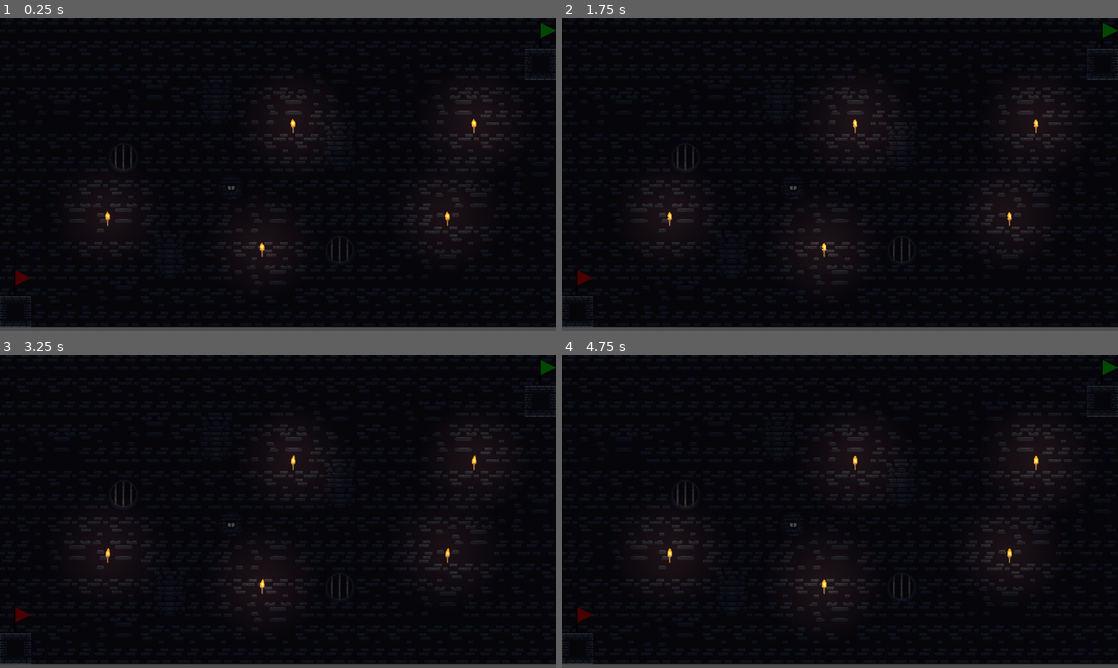
Above: before the commit, frames 1-4 (two rows, left to right).
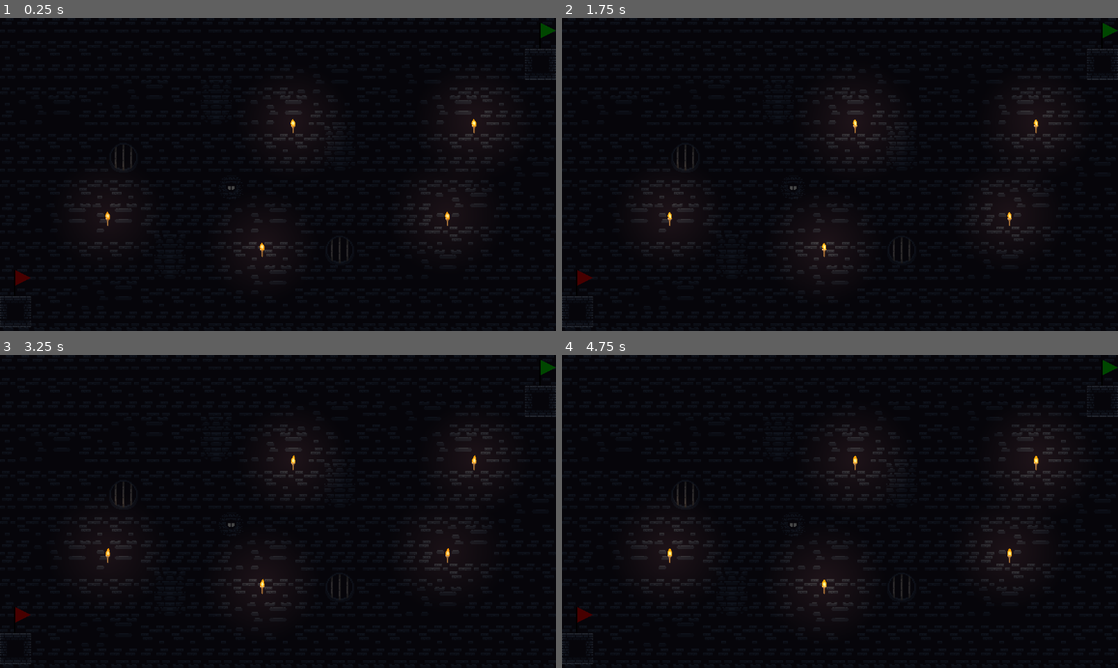
Above: after the commit, the same moments.

Repository: KoskenKolistaja/netipeli
Game: Godot game, scene res://Views/game.tscn
Same seed, same stepped clock (60 frames per second), same inputs: the game is played once before the commit and once after it. This scene is started directly instead of the project's main scene.
Inputs:
- Up to frame 1 (0.25 s): no input
- Up to frame 2 (1.75 s): tap Enter at 0.5 s; hold Right (ui_right) from 0.53 s (still down); tap Up (ui_up) at 0.77, 1.52 s; tap Space at 1.25 s
- Up to frame 3 (3.25 s): tap Enter at 2 s; release Right (ui_right) at 2.03 s; hold Left (ui_left) 2.03-2.78 s; tap Space at 2.75 s; hold Right (ui_right) from 2.78 s (still down); tap Up (ui_up) at 3.02 s
- Up to frame 4 (4.75 s): tap Enter at 3.5 s; tap Up (ui_up) at 3.77, 4.52 s; tap Space at 4.25 s; release Right (ui_right) at 4.28 s; hold Left (ui_left) from 4.28 s (still down)

The runs differ from the first frame. In frame 1, 1.3% of the frame differs, in the area x 0-100%, y 98-100%; in frame 2, 1.3%; in frame 3, 1.3%; in frame 4, 1.3%.

Commit message:
Win statistics

Diff:
--- /dev/null
+++ b/DataManagement/MetaData.gd
@@ -0,0 +1,21 @@
+extends Node
+
+
+
+
+
+var win_statistics = {}
+
+
+
+
+
+
+func player_won(player_id):
+	win_statistics[player_id] = win_statistics[player_id] + 1
+	sync_win_statistics.rpc(win_statistics)
+
+
+@rpc("authority","reliable")
+func sync_win_statistics(new_stats):
+	win_statistics = new_stats
--- a/Entities/Block.tscn
+++ b/Entities/Block.tscn
@@ -1,5 +1,6 @@
 [gd_scene format=3 uid="uid://dro7g0ssis4o2"]
 
+[ext_resource type="Script" uid="uid://c3kj06x8q87av" path="res://Entities/block.gd" id="1_461ul"]
 [ext_resource type="Texture2D" uid="uid://rkb8i5l5cbpx" path="res://Assets/Dungeon Tile Set/Dungeon Tile Set.png" id="2_461ul"]
 
 [sub_resource type="RectangleShape2D" id="RectangleShape2D_i5lgx"]
@@ -145,6 +146,7 @@
 sources/0 = SubResource("TileSetAtlasSource_chcbf")
 
 [node name="Block" type="StaticBody2D" unique_id=1286907700]
+script = ExtResource("1_461ul")
 
 [node name="CollisionShape2D" type="CollisionShape2D" parent="." unique_id=723929063]
 shape = SubResource("RectangleShape2D_i5lgx")
@@ -154,3 +156,6 @@
 tile_set = SubResource("TileSet_b8mbp")
 format = 2
 layer_0/tile_data = PackedInt32Array(-65538, 65536, 1, -2, 65536, 2, 65534, 65536, 2, -65537, 131072, 1, -1, 131072, 2, …(197 unchanged characters)…
+
+[node name="ItemContainer" type="Node2D" parent="." unique_id=317501615]
+position = Vector2(0, -56)
--- /dev/null
+++ b/Entities/block.gd
@@ -0,0 +1,11 @@
+extends StaticBody2D
+
+
+# Called when the node enters the scene tree for the first time.
+func _ready():
+	pass # Replace with function body.
+
+
+# Called every frame. 'delta' is the elapsed time since the previous frame.
+func _process(delta):
+	pass
--- a/Entities/player.gd
+++ b/Entities/player.gd
@@ -23,12 +23,14 @@
 
 func _enter_tree() -> void:
 	set_multiplayer_authority(int(name))
+	global_position = Vector2(32, 544)
 	player_id = int(name)
 
 func _ready() -> void:
 	global_position = Vector2(32, 544)
 	%AnimatedSprite2D.speed_scale = 4.0
 	await get_tree().create_timer(1.0).timeout
+	global_position = Vector2(32, 544)
 	inactive = false
 
 func _physics_process(delta: float) -> void:
--- a/Views/game.gd
+++ b/Views/game.gd
@@ -22,6 +22,10 @@
 func _ready():
 	%WinArea.player_finished.connect(on_player_finished)
 
+	for key in PlayerData.players.keys():
+		MetaData.win_statistics[key] = 0
+
+
 	if not multiplayer.is_server():
 		await get_tree().create_timer(0.1).timeout
 		confirm_player.rpc_id(1,multiplayer.get_unique_id())
@@ -34,12 +38,17 @@
 			else:
 				players_to_confirm.append(key)
 
+	set_scores()
 
 func on_player_finished(player_id):
 	if round_won:
 		return
 
 	round_won = true
+
+
+	MetaData.player_won(player_id)
+
 
 	print("PLAYER " + str(player_id) + " WON!" )
 	game_over.rpc(player_id)
@@ -55,6 +64,30 @@
 	%ReadyButton.grab_focus()
 	%ReadyCheckBox.set_pressed_no_signal(false)
 	%WinnerTextLabel.text = PlayerData.players[player_id] + " won the round"
+
+	set_scores()
+
+func set_scores():
+	var scores = MetaData.win_statistics
+	var lines: Array[String] = []
+
+	# Sort by wins, highest first
+	var sorted_scores = scores.keys()
+	sorted_scores.sort_custom(func(a, b):
+		return scores[a] > scores[b]
+	)
+
+	for player_id in sorted_scores:
+		var player_name = PlayerData.players[player_id]
+		var wins = scores[player_id]
+		lines.append("%s — %d %s" % [
+			player_name,
+			wins,
+			"win" if wins == 1 else "wins"
+		])
+
+	%ScoreLabel.text = "\n".join(lines)
+
 
 
 @rpc("any_peer","reliable","call_local")
--- a/Views/game.tscn
+++ b/Views/game.tscn
@@ -158,7 +158,7 @@
 tile_set = SubResource("TileSet_wr33g")
 rendering_quadrant_size = 32
 format = 2
-layer_0/tile_data = PackedInt32Array(0, 786432, 1, 65536, 78 …(13569 unchanged characters)…  1, 786466, 786432, 1, 786467, 851968, 1)
+layer_0/tile_data = PackedInt32Array(0, 786432, 1, 65536, 78 …(13569 unchanged characters)…  1, 786466, 786432, 1, 786467, 851968, 1, 1310720, 589824, 6, 1310721, 589824, 6, 1310722, 589824, 6, 1310723, 589824, 6, 1310724, 589824, 6, 1310725, 589824, 6, 1310726, 589824, 6, 1310727, 589824, 6, 1310728, 589824, 6, 1310729, 589824, 6, 1310730, 589824, 6, 1310731, 589824, 6, 1310732, 589824, 6, 1310733, 589824, 6, 1310734, 589824, 6, 1310735, 589824, 6, 1310736, 589824, 6, 1310737, 589824, 6, 1310738, 589824, 6, 1310739, 589824, 6, 1310740, 589824, 6, 1310741, 589824, 6, 1310742, 589824, 6, 1310743, 589824, 6, 1310744, 589824, 6, 1310745, 589824, 6, 1310746, 589824, 6, 1310747, 589824, 6, 1310748, 589824, 6, 1310749, 589824, 6, 1310750, 589824, 6, 1310751, 589824, 6, 1310752, 589824, 6, 1310753, 589824, 6, 1310754, 589824, 6, 1310755, 589824, 6, 1310756, 589824, 6, 1310757, 589824, 6, 1310758, 589824, 6, 1310759, 589824, 6)
 
 [node name="StartArea" parent="." unique_id=1885905531 instance=ExtResource("3_788f6")]
 position = Vector2(32, 608)
@@ -263,4 +263,21 @@
 [node name="Torch5" parent="." unique_id=417737035 instance=ExtResource("7_yltma")]
 position = Vector2(983, 216)
 
+[node name="CanvasLayer2" type="CanvasLayer" parent="." unique_id=1722580303]
+
+[node name="Control" type="Control" parent="CanvasLayer2" unique_id=182097101]
+layout_mode = 3
+anchors_preset = 15
+anchor_right = 1.0
+anchor_bottom = 1.0
+grow_horizontal = 2
+grow_vertical = 2
+mouse_filter = 2
+
+[node name="ScoreLabel" type="Label" parent="CanvasLayer2/Control" unique_id=1948643675]
+unique_name_in_owner = true
+layout_mode = 0
+offset_right = 300.0
+offset_bottom = 200.0
+
 [connection signal="pressed" from="CanvasLayer/GameOverScreen/VBoxContainer/ReadyButton" to="." method="_on_ready_button_pressed"]
--- a/project.godot
+++ b/project.godot
@@ -19,6 +19,7 @@
 [autoload]
 
 PlayerData="*uid://dp541xw7u7g6b"
+MetaData="*uid://ch1gjio54qi3n"
 
 [display]
 
Not shown, added: DataManagement/MetaData.gd.uid
Not shown, added: Entities/block.gd.uid
